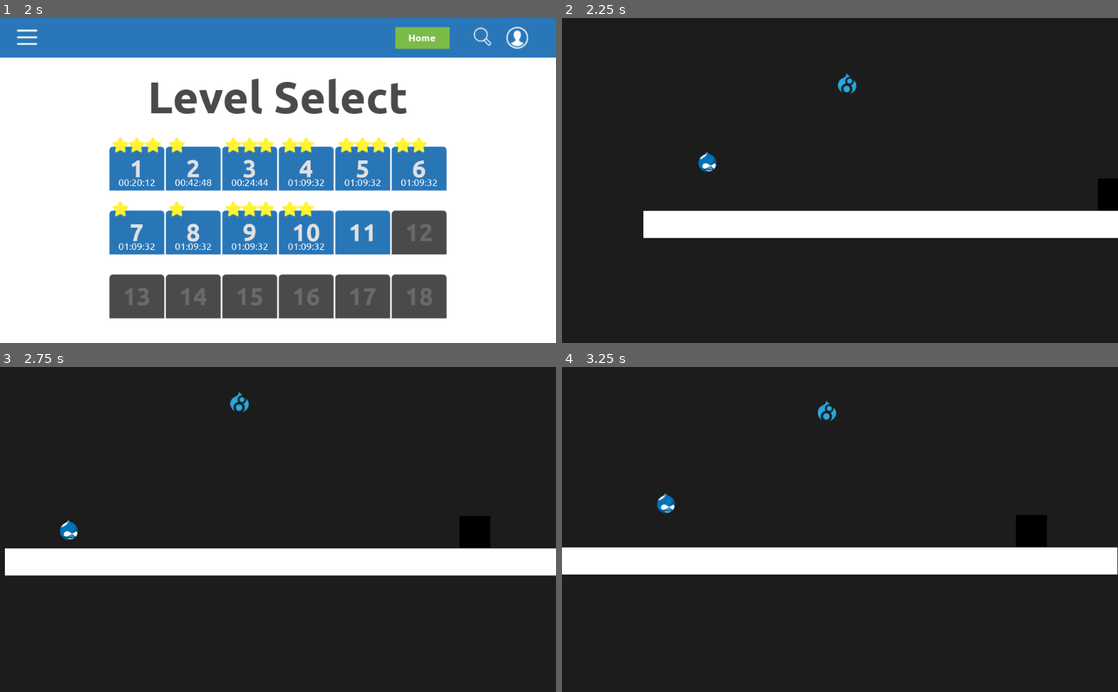
Above: before the commit, frames 1-4 (two rows, left to right).
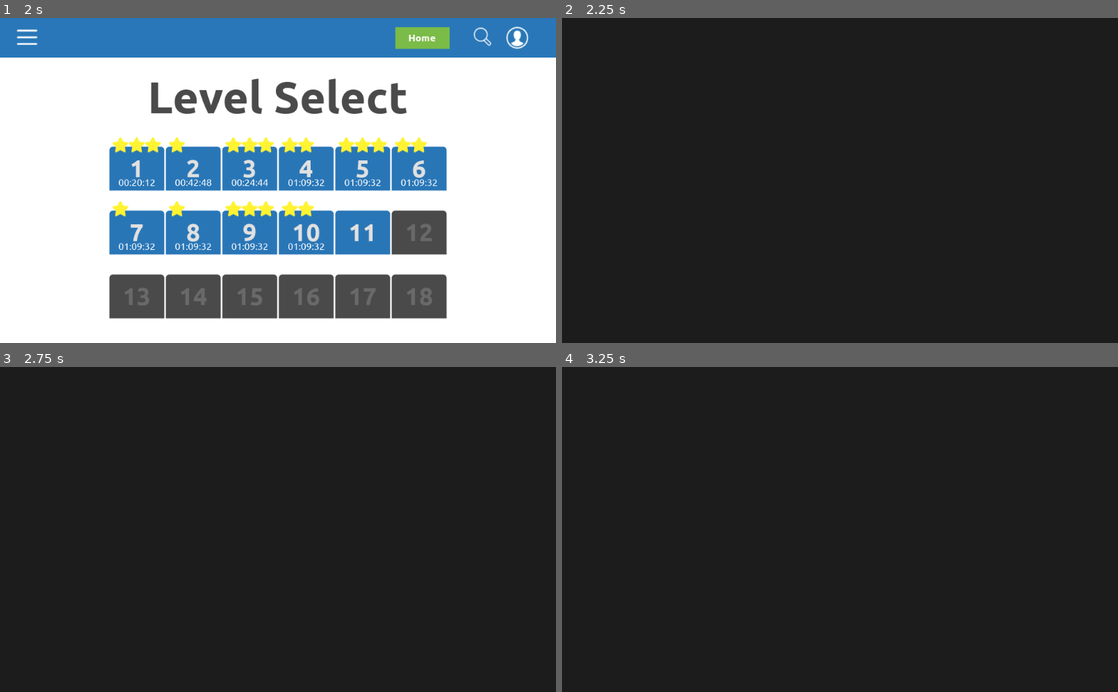
Above: after the commit, the same moments.

Repository: hamdle/Drupal_Quest
Game: Godot game, scene res://Scenes/Screen/Start.tscn
The game is run twice, just before and just after one commit, with the same random seed, the same clock (stepped at 60 frames per second) and the same inputs.
Inputs (mouse positions are in pixels of both pictures, inside the frame that each line leads up to):
- Up to frame 1 (2 s): click "Play" at 0.5 s; click "Classic" at 1.25 s
- Up to frame 2 (2.25 s): click "4" at 2 s
- Up to frame 3 (2.75 s): no input
- Up to frame 4 (3.25 s): move the mouse to (962, 513) at 2.77 s; press the mouse at (962, 513) at 2.78 s; hold D (move_right) from 2.78 s (still down); tap W (jump) at 3.02 s

Frame 1 is identical in both runs. In frame 2, 7.9% of the frame differs, in the area x 14-100%, y 16-68%; in frame 3, 9.3%; in frame 4, 9.4%, in the area x 0-100%, y 10-64%.
Error after the commit: Attempt to call function 'instance' in base 'null instance' on a null instance. (res://gamestate.gd:94)

Commit message:
Connect level buttons to gamestate level data

Diff:
--- a/Scenes/Screen/Arcade.gd
+++ b/Scenes/Screen/Arcade.gd
@@ -108,3 +108,78 @@
 func _on_level1button_pressed():
 	var gs = get_node("/root/gamestate")
 	gs.load_scene(gs.level_map["level3"])
+
+
+func _on_level4button_pressed():
+	var gs = get_node("/root/gamestate")
+	gs.load_scene(gs.level_map["level4"])
+
+
+func _on_level5button_pressed():
+	var gs = get_node("/root/gamestate")
+	gs.load_scene(gs.level_map["level5"])
+
+
+func _on_level6button_pressed():
+	var gs = get_node("/root/gamestate")
+	gs.load_scene(gs.level_map["level6"])
+
+
+func _on_level7button_pressed():
+	var gs = get_node("/root/gamestate")
+	gs.load_scene(gs.level_map["level7"])
+
+
+func _on_level8button_pressed():
+	var gs = get_node("/root/gamestate")
+	gs.load_scene(gs.level_map["level8"])
+
+
+func _on_level9button_pressed():
+	var gs = get_node("/root/gamestate")
+	gs.load_scene(gs.level_map["level9"])
+
+
+func _on_level10button_pressed():
+	var gs = get_node("/root/gamestate")
+	gs.load_scene(gs.level_map["level10"])
+
+
+func _on_level11button_pressed():
+	var gs = get_node("/root/gamestate")
+	gs.load_scene(gs.level_map["level11"])
+
+
+func _on_level12button_pressed():
+	var gs = get_node("/root/gamestate")
+	gs.load_scene(gs.level_map["level12"])
+
+
+func _on_level13button_pressed():
+	var gs = get_node("/root/gamestate")
+	gs.load_scene(gs.level_map["level13"])
+
+
+func _on_level14button_pressed():
+	var gs = get_node("/root/gamestate")
+	gs.load_scene(gs.level_map["level14"])
+
+
+func _on_level15button_pressed():
+	var gs = get_node("/root/gamestate")
+	gs.load_scene(gs.level_map["level15"])
+
+
+func _on_level16button_pressed():
+	var gs = get_node("/root/gamestate")
+	gs.load_scene(gs.level_map["level16"])
+
+
+func _on_level17button_pressed():
+	var gs = get_node("/root/gamestate")
+	gs.load_scene(gs.level_map["level17"])
+
+
+func _on_level18button_pressed():
+	var gs = get_node("/root/gamestate")
+	gs.load_scene(gs.level_map["level18"])
--- a/Scenes/Screen/Arcade.tscn
+++ b/Scenes/Screen/Arcade.tscn
@@ -1749,6 +1749,7 @@
 
 [node name="Row3" type="GridContainer" parent="Container/LevelGrid" index="4"]
 
+editor/display_folded = true
 anchor_left = 0.0
 anchor_top = 0.0
 anchor_right = 0.0
@@ -1767,6 +1768,7 @@
 
 [node name="level13" type="Container" parent="Container/LevelGrid/Row3" index="0"]
 
+editor/display_folded = true
 anchor_left = 0.0
 anchor_top = 0.0
 anchor_right = 0.0
@@ -1874,6 +1876,7 @@
 
 [node name="level14" type="Container" parent="Container/LevelGrid/Row3" index="1"]
 
+editor/display_folded = true
 anchor_left = 0.0
 anchor_top = 0.0
 anchor_right = 0.0
@@ -1982,6 +1985,7 @@
 
 [node name="level15" type="Container" parent="Container/LevelGrid/Row3" index="2"]
 
+editor/display_folded = true
 anchor_left = 0.0
 anchor_top = 0.0
 anchor_right = 0.0
@@ -2090,6 +2094,7 @@
 
 [node name="level16" type="Container" parent="Container/LevelGrid/Row3" index="3"]
 
+editor/display_folded = true
 anchor_left = 0.0
 anchor_top = 0.0
 anchor_right = 0.0
@@ -2198,6 +2203,7 @@
 
 [node name="level17" type="Container" parent="Container/LevelGrid/Row3" index="4"]
 
+editor/display_folded = true
 anchor_left = 0.0
 anchor_top = 0.0
 anchor_right = 0.0
@@ -2306,6 +2312,7 @@
 
 [node name="level18" type="Container" parent="Container/LevelGrid/Row3" index="5"]
 
+editor/display_folded = true
 anchor_left = 0.0
 anchor_top = 0.0
 anchor_right = 0.0
@@ -2420,32 +2427,32 @@
 
 [connection signal="pressed" from="Container/LevelGrid/Row/level3/level3button" to="." method="_on_level3button_pressed"]
 
-[connection signal="pressed" from="Container/LevelGrid/Row/level4/level4button" to="." method="_on_level3button_pressed"]
-
-[connection signal="pressed" from="Container/LevelGrid/Row/level5/level5button" to="." method="_on_level3button_pressed"]
-
-[connection signal="pressed" from="Container/LevelGrid/Row/level6/level6button" to="." method="_on_level3button_pressed"]
-
-[connection signal="pressed" from="Container/LevelGrid/Row2/level7/level7button" to="." method="_on_level1button_pressed"]
-
-[connection signal="pressed" from="Container/LevelGrid/Row2/level8/level8button" to="." method="_on_level2button_pressed"]
-
-[connection signal="pressed" from="Container/LevelGrid/Row2/level9/level9button" to="." method="_on_level3button_pressed"]
-
-[connection signal="pressed" from="Container/LevelGrid/Row2/level10/level10button" to="." method="_on_level3button_pressed"]
-
-[connection signal="pressed" from="Container/LevelGrid/Row2/level11/level11button" to="." method="_on_level3button_pressed"]
-
-[connection signal="pressed" from="Container/LevelGrid/Row2/level12/level12button" to="." method="_on_level3button_pressed"]
-
-[connection signal="pressed" from="Container/LevelGrid/Row3/level13/level13button" to="." method="_on_level1button_pressed"]
-
-[connection signal="pressed" from="Container/LevelGrid/Row3/level14/level14button" to="." method="_on_level2button_pressed"]
-
-[connection signal="pressed" from="Container/LevelGrid/Row3/level15/level15button" to="." method="_on_level3button_pressed"]
-
-[connection signal="pressed" from="Container/LevelGrid/Row3/level16/level16button" to="." method="_on_level3button_pressed"]
-
-[connection signal="pressed" from="Container/LevelGrid/Row3/level17/level17button" to="." method="_on_level3button_pressed"]
-
-[connection signal="pressed" from="Container/LevelGrid/Row3/level18/level18button" to="." method="_on_level3button_pressed"]
+[connection signal="pressed" from="Container/LevelGrid/Row/level4/level4button" to="." method="_on_level4button_pressed"]
+
+[connection signal="pressed" from="Container/LevelGrid/Row/level5/level5button" to="." method="_on_level5button_pressed"]
+
+[connection signal="pressed" from="Container/LevelGrid/Row/level6/level6button" to="." method="_on_level6button_pressed"]
+
+[connection signal="pressed" from="Container/LevelGrid/Row2/level7/level7button" to="." method="_on_level7button_pressed"]
+
+[connection signal="pressed" from="Container/LevelGrid/Row2/level8/level8button" to="." method="_on_level8button_pressed"]
+
+[connection signal="pressed" from="Container/LevelGrid/Row2/level9/level9button" to="." method="_on_level9button_pressed"]
+
+[connection signal="pressed" from="Container/LevelGrid/Row2/level10/level10button" to="." method="_on_level10button_pressed"]
+
+[connection signal="pressed" from="Container/LevelGrid/Row2/level11/level11button" to="." method="_on_level11button_pressed"]
+
+[connection signal="pressed" from="Container/LevelGrid/Row2/level12/level12button" to="." method="_on_level12button_pressed"]
+
+[connection signal="pressed" from="Container/LevelGrid/Row3/level13/level13button" to="." method="_on_level13button_pressed"]
+
+[connection signal="pressed" from="Container/LevelGrid/Row3/level14/level14button" to="." method="_on_level14button_pressed"]
+
+[connection signal="pressed" from="Container/LevelGrid/Row3/level15/level15button" to="." method="_on_level15button_pressed"]
+
+[connection signal="pressed" from="Container/LevelGrid/Row3/level16/level16button" to="." method="_on_level16button_pressed"]
+
+[connection signal="pressed" from="Container/LevelGrid/Row3/level17/level17button" to="." method="_on_level17button_pressed"]
+
+[connection signal="pressed" from="Container/LevelGrid/Row3/level18/level18button" to="." method="_on_level18button_pressed"]
--- a/gamestate.gd
+++ b/gamestate.gd
@@ -8,9 +8,27 @@
 	"start": "res://Scenes/Screen/Start.tscn",
 	"character": "res://Scenes/Screen/Character.tscn",
 	"levelselect": "res://Scenes/Screen/Arcade.tscn",
+
 	"level1": "res://Scenes/Arcade/Level1.tscn",
 	"level2": "res://Scenes/Arcade/Arcade2.tscn",
-	"level3": "res://Scenes/Arcade/Arcade3.tscn"
+	"level3": "res://Scenes/Arcade/Arcade3.tscn",
+	"level4": "res://Scenes/Arcade/Arcade4.tscn",
+	"level5": "res://Scenes/Arcade/Arcade5.tscn",
+	"level6": "res://Scenes/Arcade/Arcade6.tscn",
+
+	"level7": "res://Scenes/Arcade/Arcade7.tscn",
+	"level8": "res://Scenes/Arcade/Arcade8.tscn",
+	"level9": "res://Scenes/Arcade/Arcade9.tscn",
+	"level10": "res://Scenes/Arcade/Arcade10.tscn",
+	"level11": "res://Scenes/Arcade/Arcade11.tscn",
+	"level12": "res://Scenes/Arcade/Arcade12.tscn",
+
+	"level13": "res://Scenes/Arcade/Arcade13.tscn",
+	"level14": "res://Scenes/Arcade/Arcade14.tscn",
+	"level15": "res://Scenes/Arcade/Arcade15.tscn",
+	"level16": "res://Scenes/Arcade/Arcade16.tscn",
+	"level17": "res://Scenes/Arcade/Arcade17.tscn",
+	"level18": "res://Scenes/Arcade/Arcade18.tscn",
 }
 
 var level_data = {
